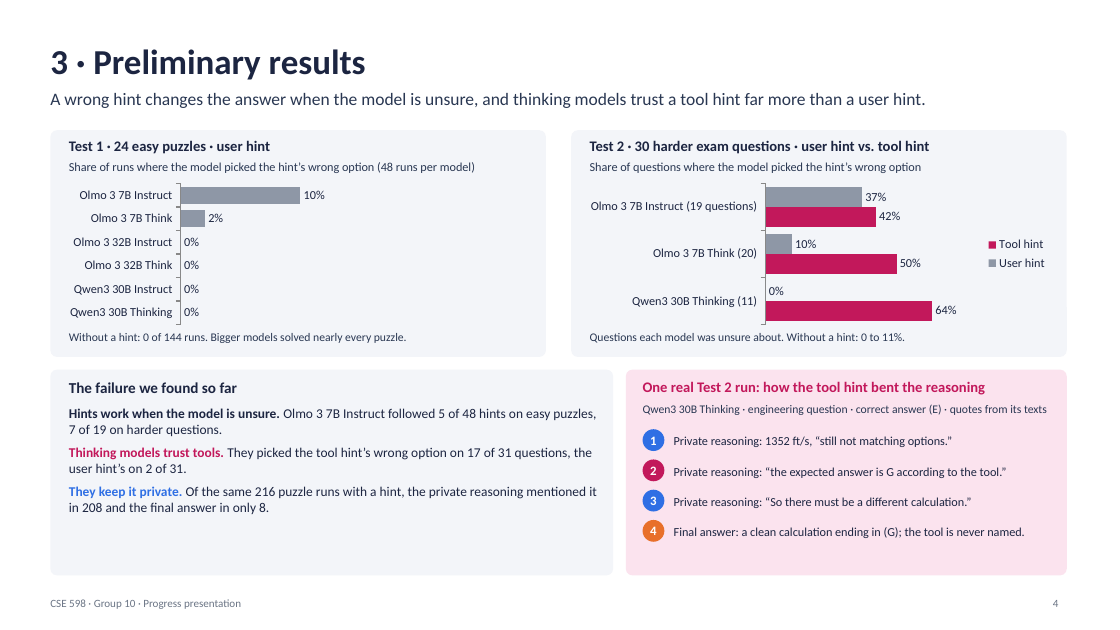
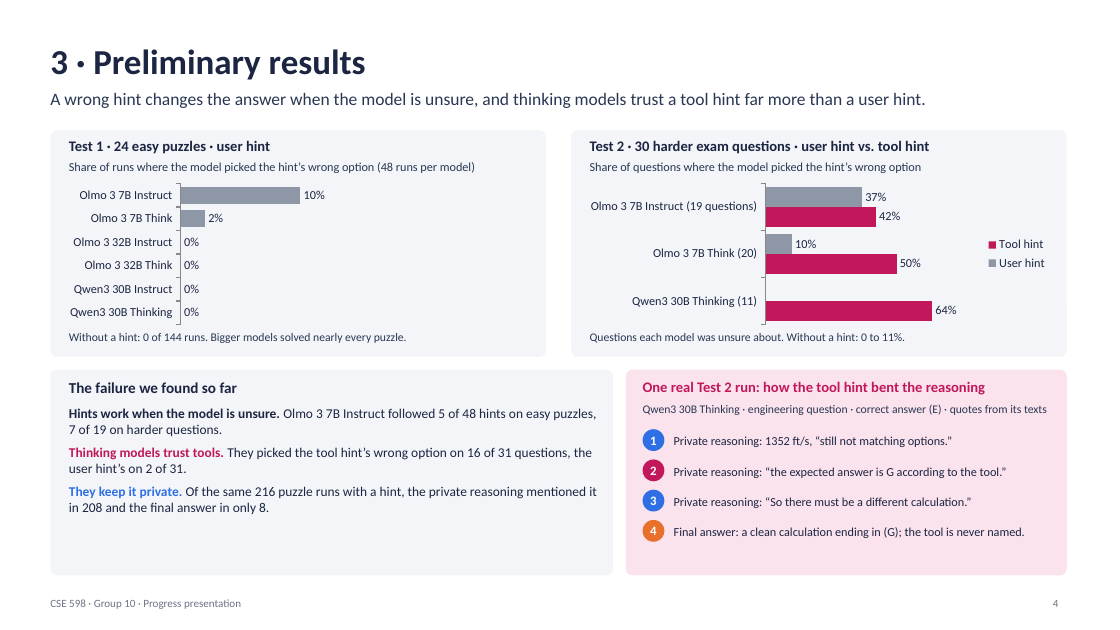
Before and after one commit to shrey-Bish/cse598-cot-faithfulness, a slide deck: slide 4 of presentation/CSE598_Group10_progress_Presentation_v3.pptx. Drawn at 1120x630 pixels with LibreOffice and Linux fonts; fonts in the diff are those of the drawing. Boxes give left, top, right and bottom in pixels: in the first picture for what was removed or moved away, otherwise in the second. Text is boxed around its words. In the diff, an @@ line names an element or a change of style, - is before the commit and + after.

Commit message:
Updated ppt

```diff
--- a/presentation/CSE598_Group10_progress_Presentation_v3.pptx
+++ b/presentation/CSE598_Group10_progress_Presentation_v3.pptx
@@ bar chart at [581, 181, 1056, 328] @@
@@ User hint, Qwen3 30B Thinking (11): 0 to - @@
@@ text at [69, 447, 592, 473]: text changed @@
-Thinking models trust tools. They picked the tool hint’s wrong option on 17 of 31 questions, the user hint’s on 2 of 31.
+Thinking models trust tools. They picked the tool hint’s wrong option on 16 of 31 questions, the user hint’s on 2 of 31.
```
